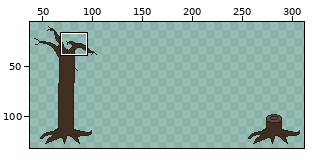
A pixel-art file gets an edit: Sprites/Map/Tree Sheet.aseprite. The picture above shows the old version from afar; the outline marks the close-up.
Close-up. Old version:
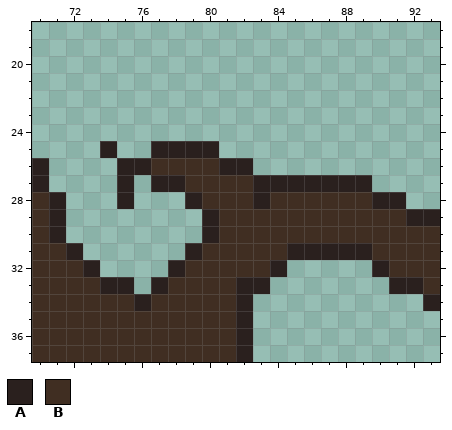
640x640 pixels, 1 frame. Shown: x 70..93, y 18..37. The wide view leaves out empty margins. The commit also changed other parts of the picture, which this record leaves out.
Palette (. is transparent): A #2a201e  B #402e22
Pixels before, first column x 70:
25 ....A..AAAA.............
26 A....AABBBBAA...........
27 A....A.AABBBBAAAAAAA....
28 BA...A...ABBBABBBBBBAA..
29 BA........ABBBBBBBBBBBAA
30 BA........ABBBBBBBBBBBBB
31 BBA......ABBBBBAAAAABBBB
32 BBBA....ABBBBBA.....ABBB
33 BBBBAA.ABBBBAA.......AAB
34 BBBBBBABBBBBA..........A
35 BBBBBBBBBBBBA...........
36 BBBBBBBBBBBBA...........
37 BBBBBBBBBBBBA...........
New version:
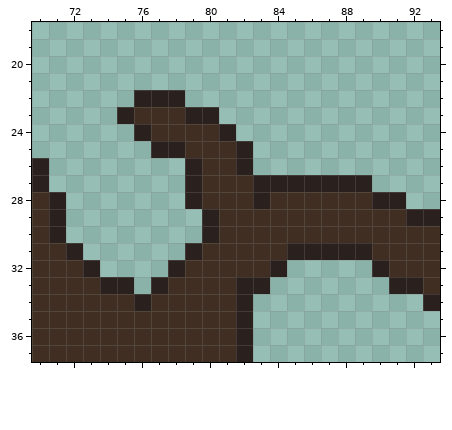
Diff:
Changed rows in their new state; - is an unchanged pixel.
first column x 74:
22 --AAA----
23 -ABBBAA--
24 --ABBBBA-
25 .----BBBA
26 -....A-B-
27 -.-..A---
28 -.-------
Where, in picture pixels (left, top, right, bottom), the same in both close-ups:
changed: (100, 90, 253, 209)
